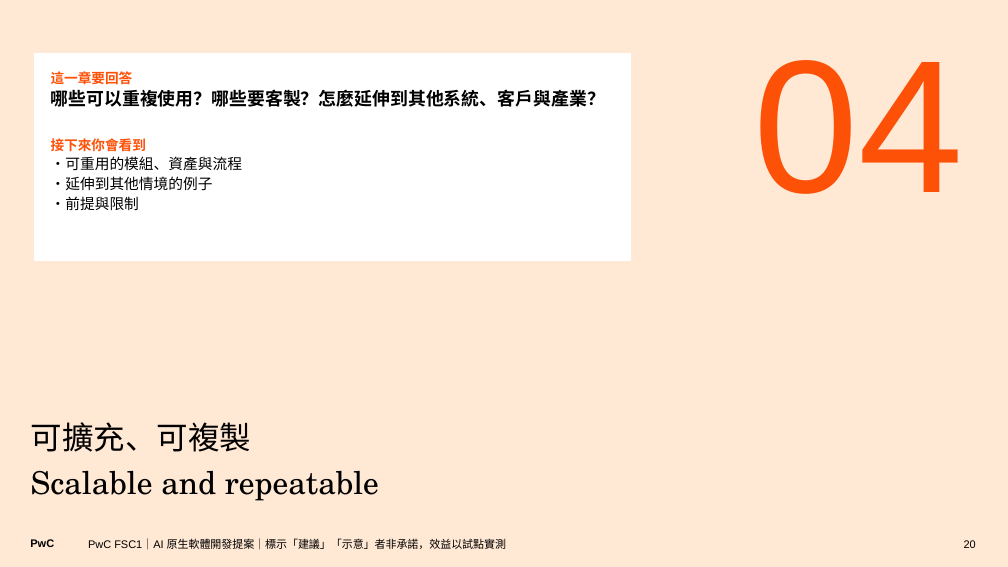
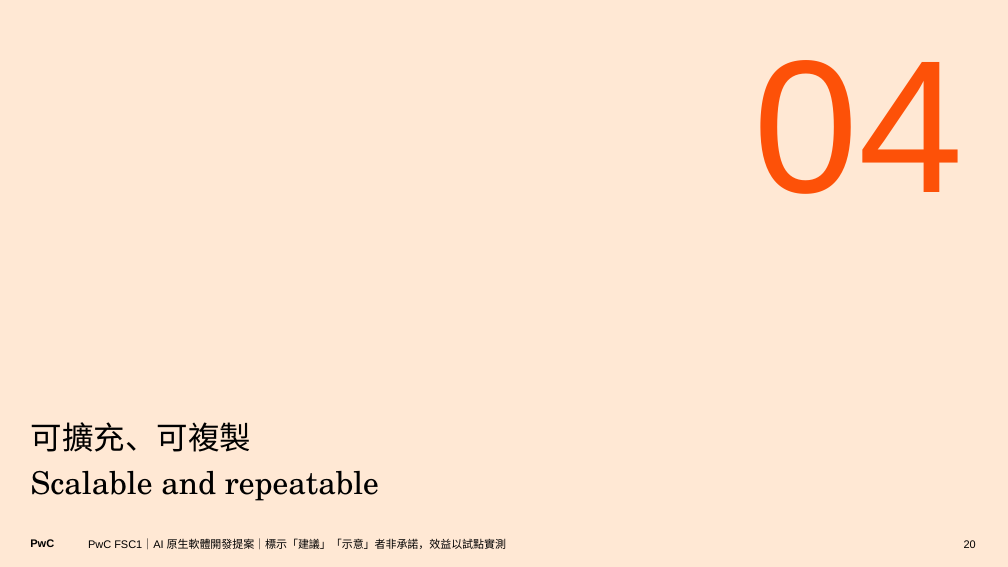
Before and after one commit to Robshao/PwC_FSC1, a slide deck: slide 20 of research/ai-native-sdlc/AI原生軟體開發_合夥人提案簡報.pptx. Drawn at 1008x567 pixels with LibreOffice and Linux fonts; fonts in the diff are those of the drawing. Boxes give left, top, right and bottom in pixels: in the first picture for what was removed or moved away, otherwise in the second. Text is boxed around its words. In the diff, an @@ line names an element or a change of style, - is before the commit and + after.

```diff
--- a/research/ai-native-sdlc/AI原生軟體開發_合夥人提案簡報.pptx
+++ b/research/ai-native-sdlc/AI原生軟體開發_合夥人提案簡報.pptx
@@ rectangle removed at box(34, 53, 631, 261) @@
-這一章要回答
-哪些可以重複使用？哪些要客製？怎麼延伸到其他系統、客戶與產業？
-接下來你會看到
-・可重用的模組、資產與流程
-・延伸到其他情境的例子
-・前提與限制
```
Also in this commit, not shown: 5 other slides changed, 2 other files.
